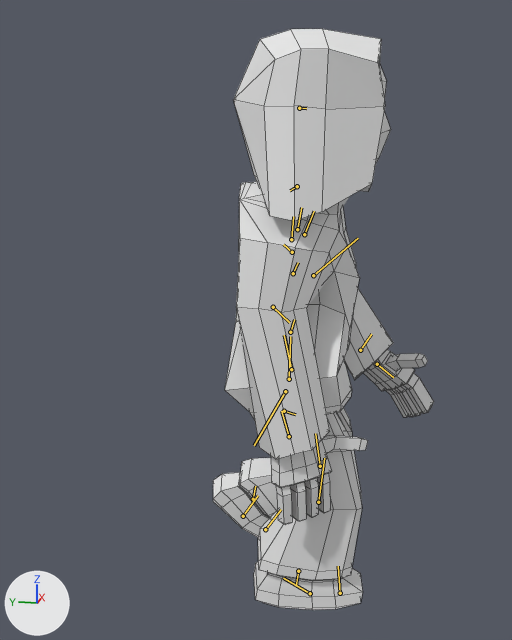
The FBX model Animation/PlayerBeforeOpenDoorAnim.fbx, before and after one commit.
Both versions are drawn from a 50 mm camera at (-2.037, -1.77, 1.408) aimed at (0.058, -1.351, 0.884). Arrows for +X, +Y and +Z are at lower left; the lights stay in place. The picture after the commit comes second. Both versions are drawn at frame 25 of the action 'PlayerDefined_Take_1|PlayerDefined_Take_1:AnimLayer2'; the numbers are the values there. The bones that change, and the others that lie on the model, are drawn over the model as lines. Mesh edges are drawn as thin lines.

Objects in the first picture: 'Player1'.
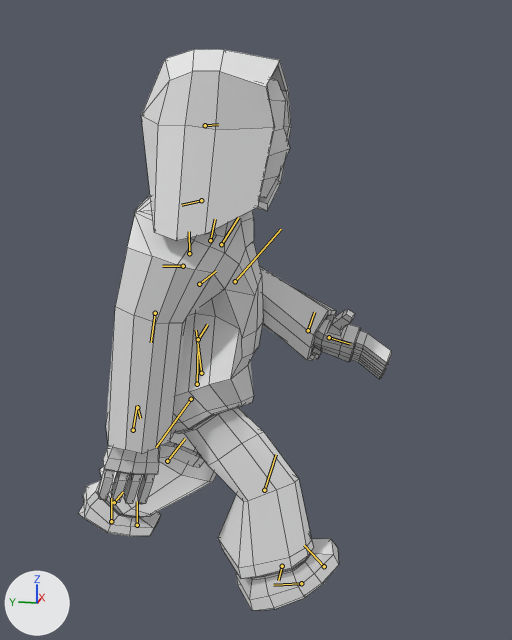
Changed parts and their boxes [x1, y1, x2, y2] in the pictures (512 x 640 px):
'Player1', posed (42% wider)
    before: [213, 29, 434, 610]
    after: [78, 49, 392, 611]
bone 'joint33', root to tip
    before: (289, 379) to (290, 336)
    after: (197, 384) to (198, 344)
bone 'joint34', root to tip
    before: (285, 391) to (254, 445)
    after: (191, 399) to (156, 447)
bone 'joint35', root to tip
    before: (318, 502) to (324, 458)
    after: (264, 490) to (276, 454)
bone 'joint36', root to tip
    before: (298, 571) to (296, 586)
    after: (282, 566) to (278, 580)
bone 'joint37', root to tip
    before: (310, 593) to (283, 578)
    after: (301, 583) to (273, 585)
bone 'joint38', root to tip
    before: (291, 369) to (284, 335)
    after: (201, 373) to (196, 330)
bone 'joint39', root to tip
    before: (320, 466) to (315, 433)
    after: (167, 461) to (185, 438)
bone 'joint40', root to tip
    before: (253, 499) to (255, 486)
    after: (114, 502) to (123, 492)
bone 'joint41', root to tip
    before: (243, 516) to (258, 495)
    after: (111, 521) to (111, 498)
bone 'joint42', root to tip
    before: (290, 332) to (294, 319)
    after: (198, 339) to (207, 324)
bone 'joint43', root to tip
    before: (293, 273) to (298, 262)
    after: (199, 284) to (216, 271)
bone 'joint44', root to tip
    before: (297, 186) to (290, 190)
    after: (201, 200) to (181, 205)
bone 'joint45', root to tip
    before: (299, 108) to (306, 108)
    after: (205, 125) to (218, 124)
bone 'joint47', root to tip
    before: (297, 229) to (301, 207)
    after: (210, 240) to (215, 219)
bone 'joint48', root to tip
    before: (304, 234) to (314, 211)
    after: (221, 244) to (238, 217)
bone 'joint49', root to tip
    before: (313, 275) to (358, 238)
    after: (235, 281) to (281, 229)
bone 'joint50', root to tip
    before: (360, 350) to (371, 334)
    after: (308, 330) to (314, 312)
bone 'joint52', root to tip
    before: (291, 239) to (293, 216)
    after: (189, 253) to (189, 231)
bone 'joint53', root to tip
    before: (292, 252) to (283, 244)
    after: (183, 266) to (162, 266)
bone 'joint54', root to tip
    before: (273, 307) to (289, 322)
    after: (155, 313) to (151, 342)
bone 'joint55', root to tip
    before: (284, 411) to (295, 414)
    after: (137, 407) to (140, 418)

The change in detail:
Bone 'joint33' (bone_joint33) moves from (13.3, 63.2, 86.5) to (10.6, 33.4, 82.1).
Bone 'joint33' (bone_joint33) turns from (89, -4, 4) to (87, 0, 7) degrees about its own x, y and z.
Bone 'joint34' (bone_joint34) turns from (8, 18, -4) to (8, 41, 5) degrees about its own x, y and z.
Bone 'joint35' (bone_joint35) turns from (-5, 30, 0) to (0, 26, -2) degrees about its own x, y and z.
Bone 'joint36' (bone_joint36) turns from (1, 13, 5) to (0, 9, 0) degrees about its own x, y and z.
Bone 'joint37' (bone_joint37) turns from (0, -1, -5) to (-1, -3, -21) degrees about its own x, y and z.
Bone 'joint38' (bone_joint38) turns from (-9, -17, 6) to (-11, 18, 3) degrees about its own x, y and z.
Bone 'joint39' (bone_joint39) turns from (11, 77, 10) to (22, 29, 4) degrees about its own x, y and z.
Bone 'joint40' (bone_joint40) turns from (-1, -9, 7) to (-2, -13, 9) degrees about its own x, y and z.
Bone 'joint41' (bone_joint41) turns from (-18, 0, -9) to (-33, 3, -3) degrees about its own x, y and z.
Bone 'joint42' (bone_joint42) turns from (0, 0, -1) to (-3, 0, -1) degrees about its own x, y and z.
Bone 'joint43' (bone_joint43) turns from (0, 0, -2) to (-6, 0, -1) degrees about its own x, y and z.
Bone 'joint44' (bone_joint44) turns from (0, 1, -1) to (1, 0, -3) degrees about its own x, y and z.
Bone 'joint45' (bone_joint45) turns from (-3, 3, -2) to (0, 1, -3) degrees about its own x, y and z.
Bone 'joint47' (bone_joint47) turns from (5, -15, -18) to (6, -17, -18) degrees about its own x, y and z.
Bone 'joint48' (bone_joint48) turns from (-7, -6, -49) to (-7, -4, -44) degrees about its own x, y and z.
Bone 'joint49' (bone_joint49) turns from (23, -26, -17) to (26, -55, -20) degrees about its own x, y and z.
Bone 'joint50' (bone_joint50) turns from (15, -12, 12) to (10, -9, 14) degrees about its own x, y and z.
Bone 'joint52' (bone_joint52) turns from (-4, 6, -20) to (-3, 2, -20) degrees about its own x, y and z.
Bone 'joint53' (bone_joint53) turns from (11, -15, -58) to (7, -26, -61) degrees about its own x, y and z.
Bone 'joint54' (bone_joint54) turns from (-20, 23, -12) to (-24, 19, -7) degrees about its own x, y and z.
Bone 'joint55' (bone_joint55) turns from (-17, 4, 5) to (-9, -2, 0) degrees about its own x, y and z.
